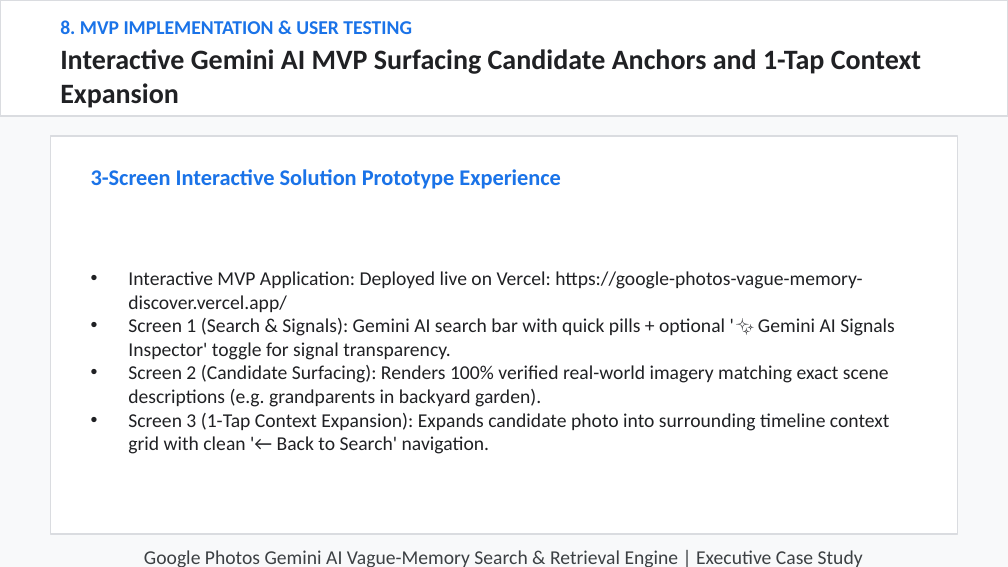
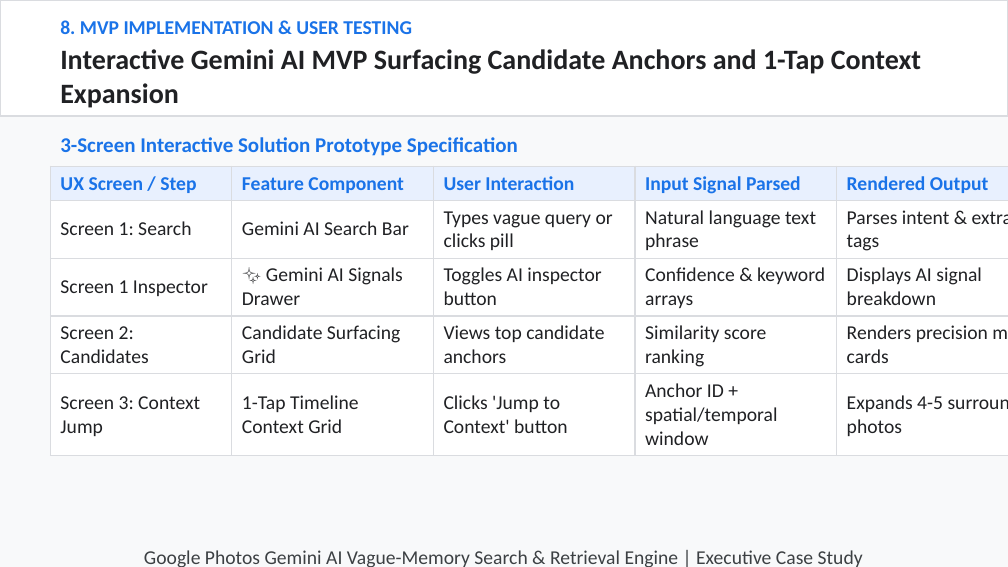
Before and after one commit to hatakekakashi05/google-photos-vague-memory-, a slide deck: slide 8 of output/NL_GooglePhotos.pptx. Drawn at 1008x567 pixels with LibreOffice and Linux fonts; fonts in the diff are those of the drawing. Boxes give left, top, right and bottom in pixels: in the first picture for what was removed or moved away, otherwise in the second. Text is boxed around its words. In the diff, an @@ line names an element or a change of style, - is before the commit and + after.

Commit message:
Generate heavy data-table driven 10-slide presentation deck NL_GooglePhotos.pptx

```diff
--- a/output/NL_GooglePhotos.pptx
+++ b/output/NL_GooglePhotos.pptx
@@ rectangle removed at (50,136,958,534) @@
@@ text at (60,137,518,156): text changed; size 16 to 15 pt @@
-3-Screen Interactive Solution Prototype Experience
+3-Screen Interactive Solution Prototype Specification
@@ table added at (50,166,1008,449), 5 rows, 5 columns @@
+UX Screen / Step | Feature Component | User Interaction | Input Signal Parsed | Rendered Output
+Screen 1: Search | Gemini AI Search Bar | Types vague query or clicks pill | Natural language text phrase | Parses intent & extracts tags
+Screen 1 Inspector | ✨ Gemini AI Signals Drawer | Toggles AI inspector button | Confidence & keyword arrays | Displays AI signal breakdown
+Screen 2: Candidates | Candidate Surfacing Grid | Views top candidate anchors | Similarity score ranking | Renders precision media cards
+Screen 3: Context Jump | 1-Tap Timeline Context Grid | Clicks 'Jump to Context' button | Anchor ID + spatial/temporal window | Expands 4-5 surrounding photos
@@ text removed at (128,271,895,454) @@
-• Interactive MVP Application: Deployed live on Vercel: https://google-photos-vague-memory-discover.vercel.app/
-• Screen 1 (Search & Signals): Gemini AI search bar with quick pills + optional '✨ Gemini AI Signals Inspector' toggle for signal transparency.
-• Screen 2 (Candidate Surfacing): Renders 100% verified real-world imagery matching exact scene descriptions (e.g. grandparents in backyard garden).
-• Screen 3 (1-Tap Context Expansion): Expands candidate photo into surrounding timeline context grid with clean '← Back to Search' navigation.
```
Also in this commit, not shown: 8 other slides changed, 1 slide added, 1 slide removed, 2 other files.
